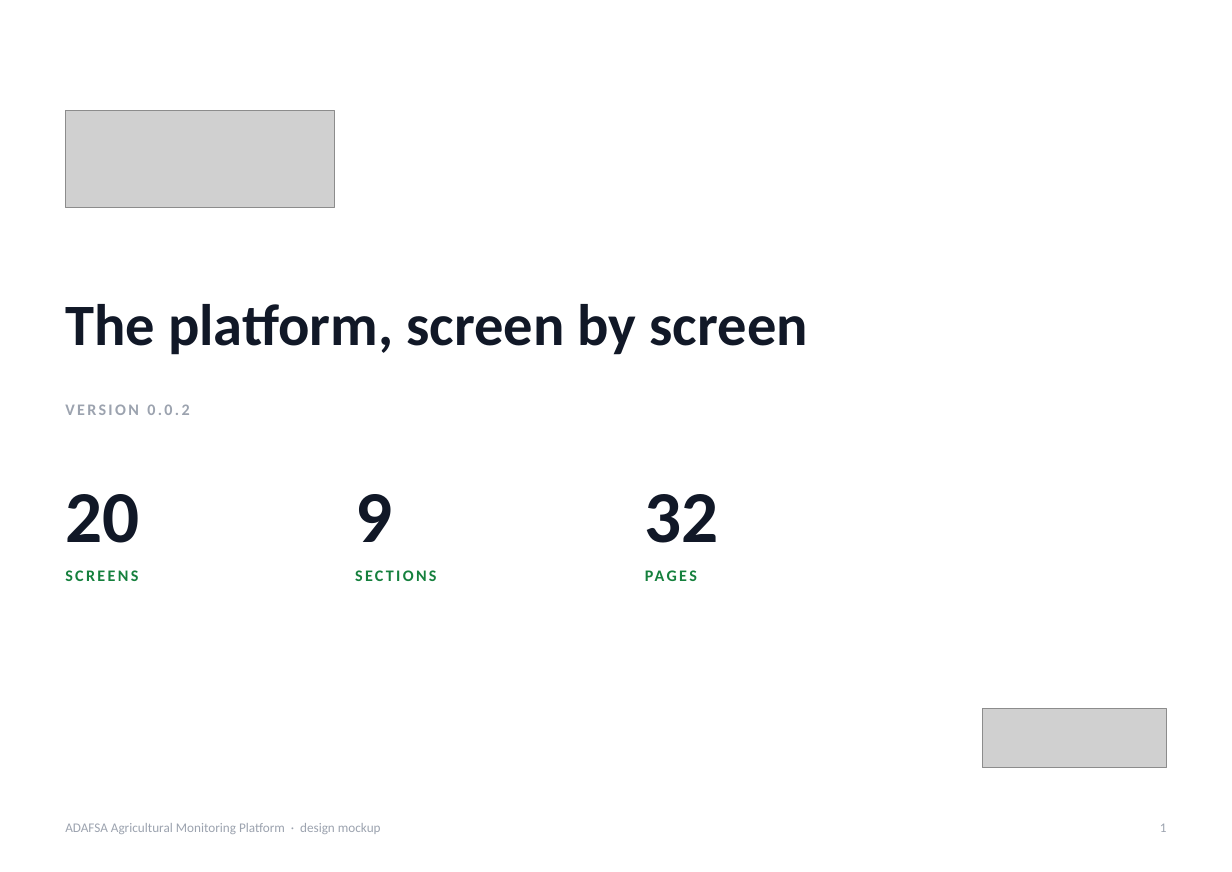
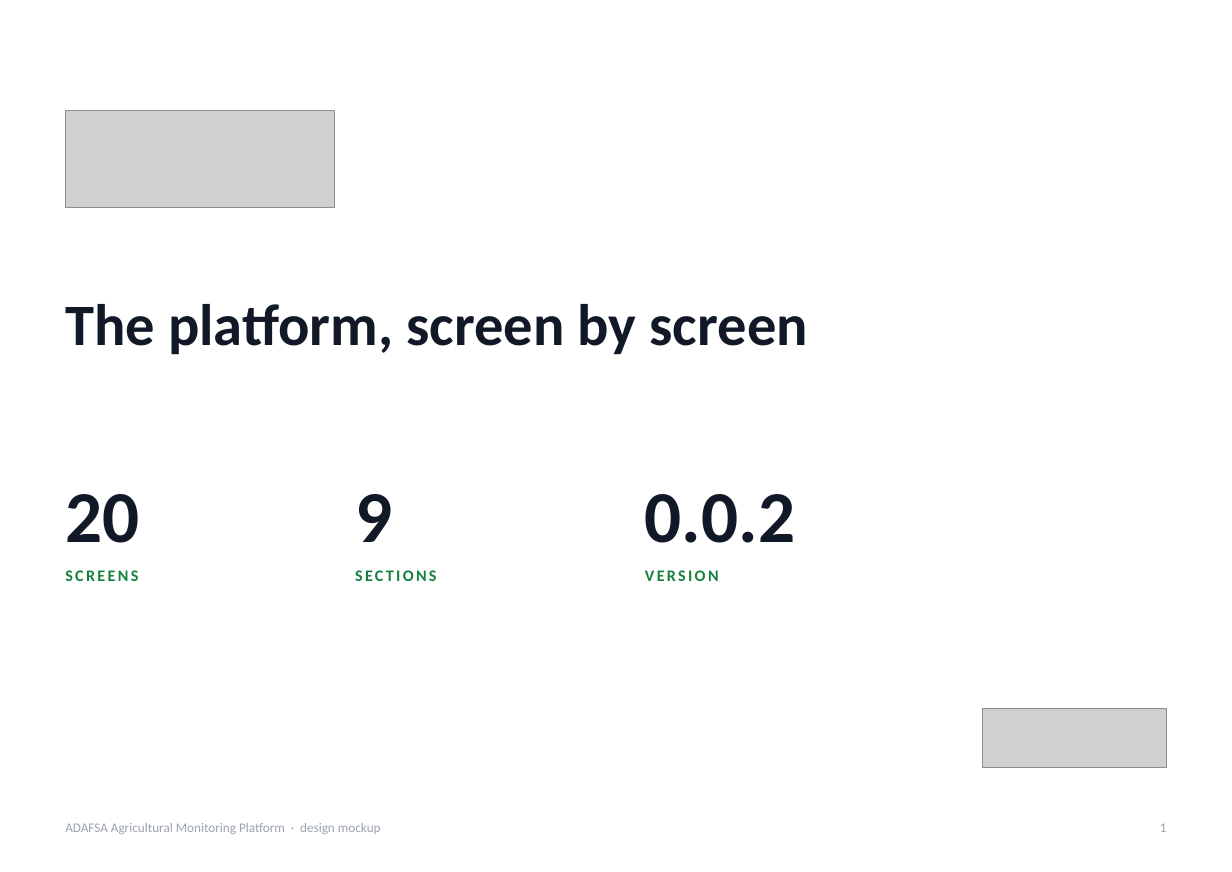
Before and after one commit to romainbigare/adafsa-mockup, a slide deck: slide 1 of docs/ADAFSA_Platform_Screens.pptx. Drawn at 1232x872 pixels with LibreOffice and Linux fonts; fonts in the diff are those of the drawing; grey boxes stand for pictures. Boxes give left, top, right and bottom in pixels: in the first picture for what was removed or moved away, otherwise in the second. Text is boxed around its words. In the diff, an @@ line names an element or a change of style, - is before the commit and + after.

```diff
--- a/docs/ADAFSA_Platform_Screens.pptx
+++ b/docs/ADAFSA_Platform_Screens.pptx
@@ text at [645,494,795,543]: text changed; size 11 to 50 pt; text colour #9CA3AF to #111827 @@
-VERSION 0.0.2
+0.0.2
@@ text removed at [645,494,719,543] @@
-32
@@ text at [645,570,719,581]: text changed @@
-PAGES
+VERSION
```
Also in this commit, not shown: 1 other file.
